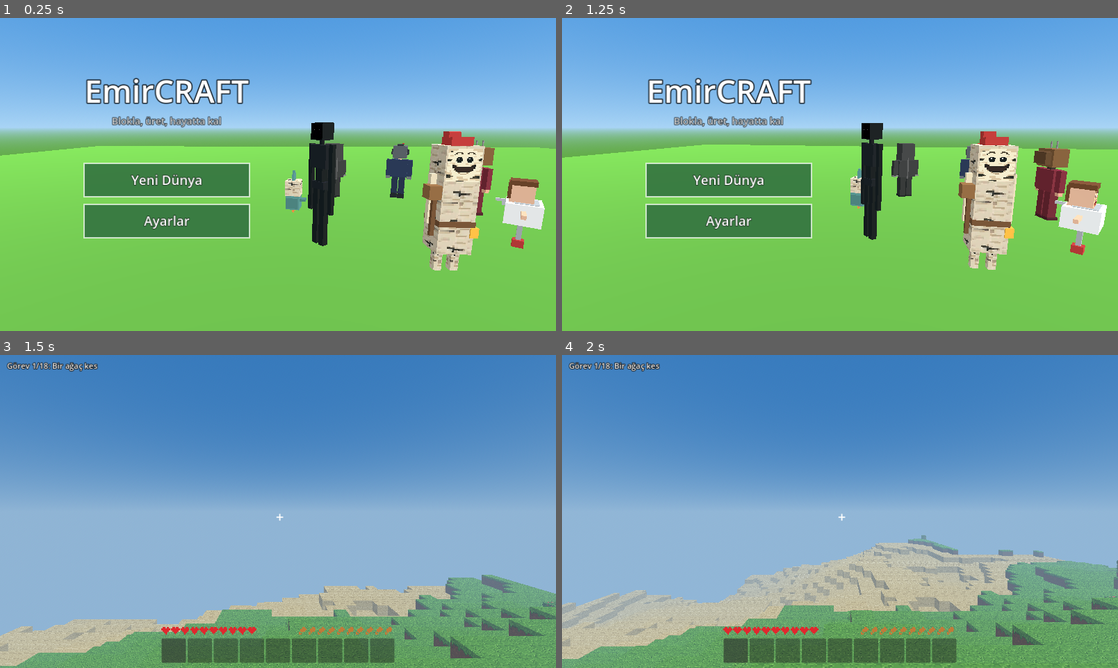
Above: before the commit, frames 1-4 (two rows, left to right).
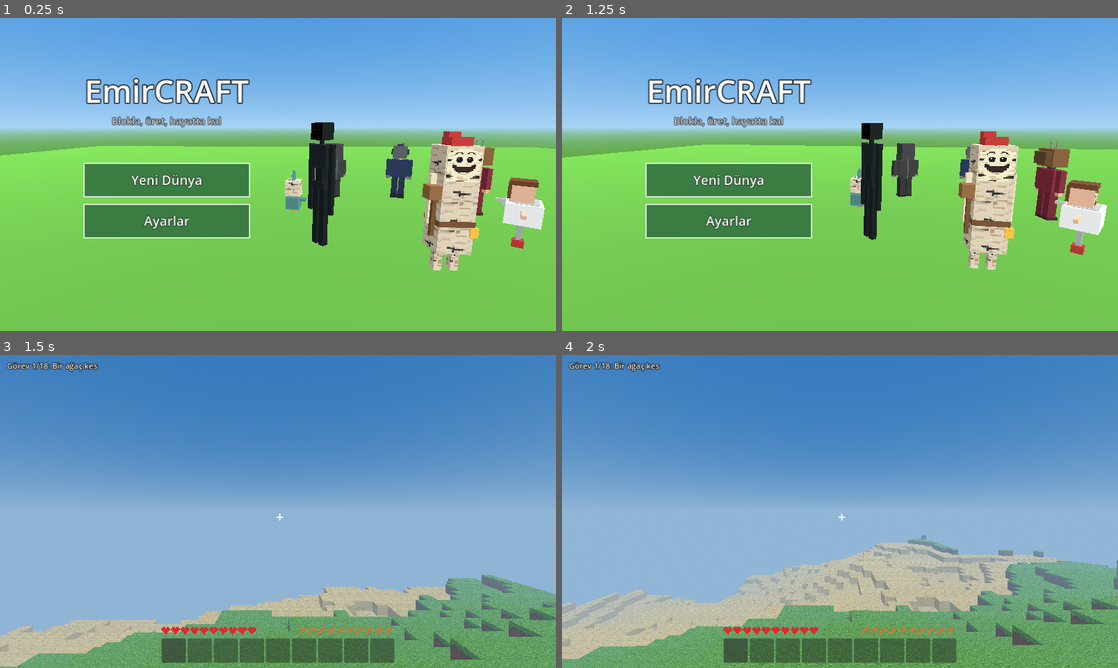
Above: after the commit, the same moments.

Repository: exposhoes/test-project
Game: Godot game, scene res://scenes/menu.tscn
Same seed, same stepped clock (60 frames per second), same inputs: the game is played once before the commit and once after it.
Inputs (mouse positions are in pixels of both pictures, inside the frame that each line leads up to):
- Up to frame 1 (0.25 s): no input
- Up to frame 2 (1.25 s): tap Enter at 0.5 s; move the mouse to (962, 158) at 0.52 s; hold D from 0.53 s (still down); tap E at 0.6 s; click (962, 158) at 0.67 s; tap Space at 0.77 s
- Up to frame 3 (1.5 s): release D at 1.25 s; drag from (166, 527) to (250, 574) at 1.27 s
- Up to frame 4 (2 s): no input

Frames 1-2 are identical in both runs. In frame 3, 3.1% of the frame differs, in the area x 0-100%, y 70-100%; in frame 4, nothing differs.

Commit message:
feat: yenilen yaratıklar yaşadığı yere göre ganimet bırakır
Task: docs/PLAN.md madde 6c

Co-Authored-By: Claude Opus 5.5 (1M context) <noreply@anthropic.com>
Claude-Session: https://claude.ai/code/session_01KRhNwPxmVH81aTY9jHD8HA

Diff:
--- a/scripts/main.gd
+++ b/scripts/main.gd
@@ -36,6 +36,7 @@
 ## Yenilen boss'lar (kimlik -> true, kayıtta saklanır) ve şu an sahnedeki boss.
 var boss_defeated := {}
 var boss: Mob
+var _loot_rng := RandomNumberGenerator.new()
 const BOSS_BAR_RANGE := 32.0
 
 
@@ -163,6 +164,7 @@
 	var mob := Mob.create(ids[randi() % ids.size()])
 	mob.target = player
 	add_child(mob)
+	mob.died.connect(_on_mob_died.bind(mob))
 	mob.global_position = Vector3(x + 0.5, y + 0.1, z + 0.5)
 	_mobs.append(mob)
 
@@ -251,6 +253,15 @@
 	return boss
 
 
+## Yenilen yaratık yaşadığı yere göre eşya bırakır (evcil dostlar bırakmaz).
+func _on_mob_died(mob: Mob) -> void:
+	if mob.tamed:
+		return
+	var loot := MobData.roll_loot(mob.mob_id, _loot_rng)
+	for id in loot:
+		ItemDrop.spawn(self, mob.global_position + Vector3(0, 0.5, 0), id, loot[id])
+
+
 func _on_boss_died(b: Mob) -> void:
 	boss_defeated[b.mob_id] = true
 	var at := b.global_position + Vector3(0, 1, 0)
--- a/scripts/mobs/mob_data.gd
+++ b/scripts/mobs/mob_data.gd
@@ -362,6 +362,27 @@
 }
 
 
+## Yenilen yaratığın bırakabileceği eşyalar, yaşadığı yere göre: [eşya, olasılık, en az, en çok].
+## Boss'ların kendi "loot" sözlüğü vardır.
+const HABITAT_LOOT := {
+	Habitat.OVERWORLD: [[Items.COAL, 0.5, 1, 2], [Items.RAW_IRON, 0.25, 1, 1], [Items.APPLE, 0.2, 1, 1]],
+	Habitat.YELLOW_HALLS: [[Items.RAW_GOLD, 0.4, 1, 2], [Items.CRYSTAL, 0.08, 1, 1]],
+	Habitat.TOY_FACTORY: [[Items.RUBY, 0.3, 1, 1], [Items.RAW_GOLD, 0.3, 1, 2], [Items.CRYSTAL, 0.1, 1, 1]],
+}
+
+
+## rng ile bu yaratığın ganimetini seçer: {eşya: adet}.
+static func roll_loot(id: String, rng: RandomNumberGenerator) -> Dictionary:
+	var m: Dictionary = MOBS[id]
+	if m.has("loot"):
+		return m["loot"]
+	var out := {}
+	for entry: Array in HABITAT_LOOT.get(m["habitat"], []):
+		if rng.randf() < entry[1]:
+			out[entry[0]] = rng.randi_range(entry[2], entry[3])
+	return out
+
+
 static func ids_for(habitat: int, night: bool) -> PackedStringArray:
 	var ids := PackedStringArray()
 	for id in MOBS:
--- a/tests/smoke_test.gd
+++ b/tests/smoke_test.gd
@@ -421,6 +421,13 @@
 	main._update_boss()
 	_check(main.boss_defeated.has("patron") and main.quests.done.has("boss") and get_nodes_in_group("item_drops").size() >= 3 and not main.hud._boss_bar.visible,
 		"boss yenilince ganimet, görev ve çubuk kapanmalı")
+	# Ganimet: yaşadığı yere göre, boss'ta sabit.
+	var lrng := RandomNumberGenerator.new()
+	lrng.seed = 7
+	var got := {}
+	for i in 50:
+		got.merge(MobData.roll_loot("civit", lrng), true)
+	_check(got.has(Items.RUBY) and MobData.roll_loot("patron", lrng).has(Items.CRYSTAL), "yaratıklar yaşadığı yere göre ganimet bırakmalı")
 	# Yiyecek: çilek çalısı 2 çilek bırakır, elma fırında pişer.
 	_check(Items.drop_for_block(Blocks.BERRY_BUSH) == Items.BERRIES and Items.food_value(Items.BERRIES) > 0, "çalı çilek bırakmalı")
 	var baked := Items.SMELTING.filter(func(r: Dictionary) -> bool: return r["out"] == Items.BAKED_APPLE)
Not shown, changed: docs/PLAN.md
